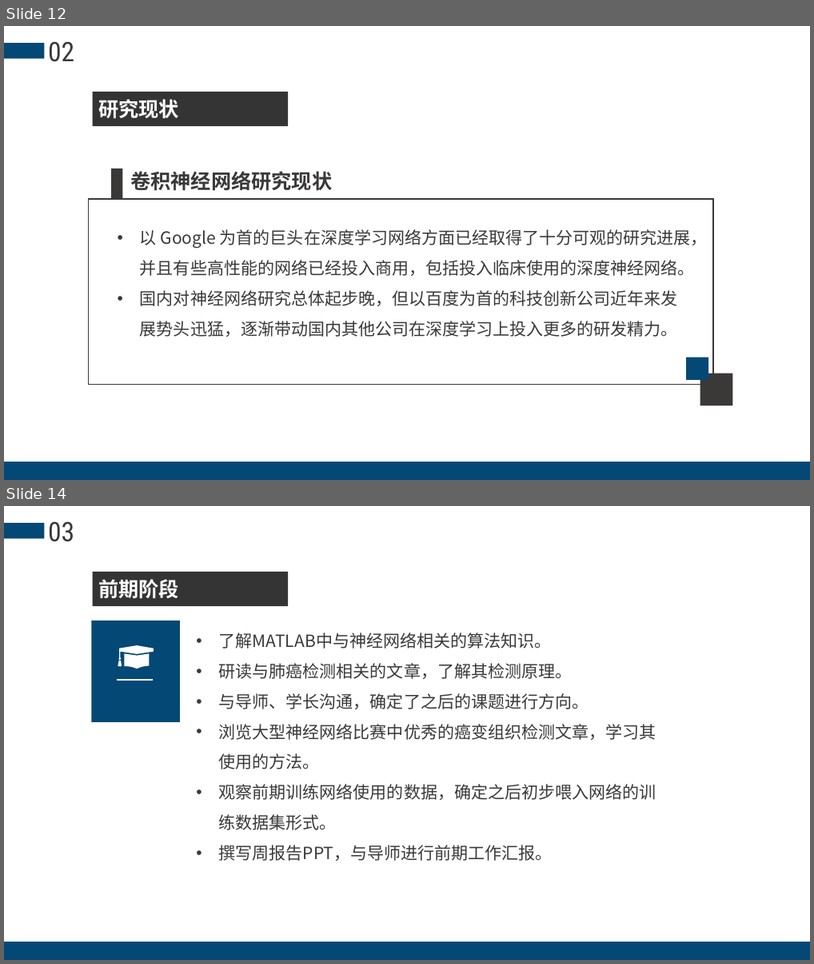
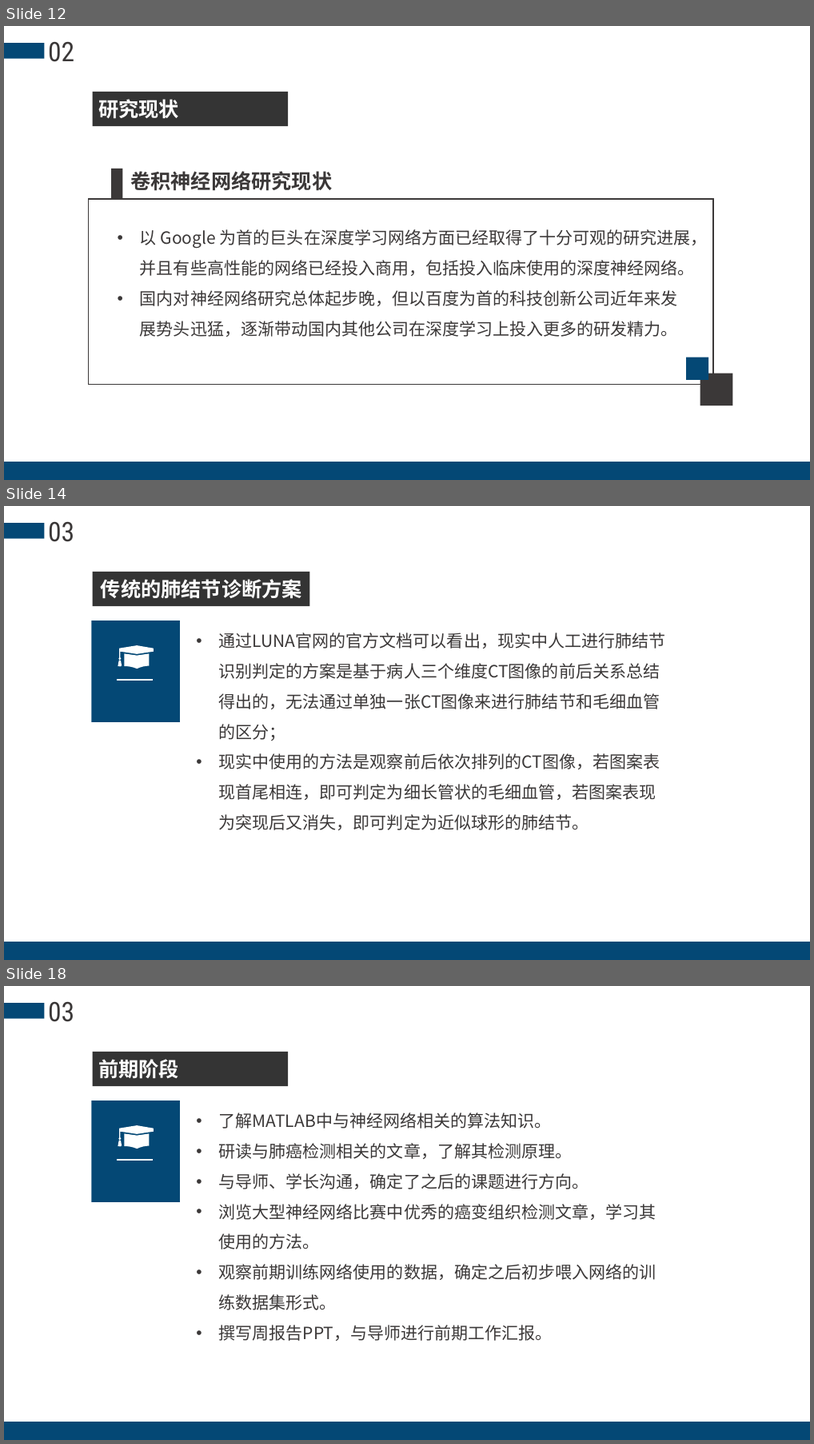
Before and after one commit to Andrew-Men/AdvResearch, a slide deck: 结题报告/高级科研实训结题答辩PPT.pptx. Shown one above the other, each under a label of ours: slides 12 and 14 before the commit, slides 12, 14 and 18 after it; the slides between them are not shown. The pictures are 814x964 and 814x1444 pixels, drawn with LibreOffice and Linux fonts; fonts in the diff are those of the drawing; background and template pictures are left out. Boxes give left, top, right and bottom in pixels: in the first picture for what was removed or moved away, otherwise in the second. Text is boxed around its words. In the diff, an @@ line names an element or a change of style, - is before the commit and + after.

```diff
--- a/结题报告/高级科研实训结题答辩PPT.pptx
+++ b/结题报告/高级科研实训结题答辩PPT.pptx
@@ slide 14 added at bbox=[4, 506, 810, 960], background picture (left out) @@
@@ rectangle added at bbox=[4, 523, 45, 539], fill #044875 @@
@@ text added at bbox=[48, 522, 74, 542], 32 pt, text #3B3838 @@
+03
@@ rectangle added at bbox=[92, 572, 310, 606], fill #343434 @@
@@ text added at bbox=[101, 579, 302, 599], 24 pt, text #FFFFFF, bold @@
+传统的肺结节诊断方案
@@ rectangle added at bbox=[92, 620, 180, 722], fill #044875 @@
@@ freeform shape added at bbox=[118, 645, 154, 668], fill #FFFFFF @@
@@ text added at bbox=[219, 632, 666, 830], 20 pt, text #3B3838 @@
+• 通过LUNA官网的官方文档可以看出，现实中人工进行肺结节识别判定的方案是基于病人三个维度CT图像的前后关系总结得出的，无法通过单独一张CT图像来进行肺结节和毛细血管的区分；
+• 现实中使用的方法是观察前后依次排列的CT图像，若图案表现首尾相连，即可判定为细长管状的毛细血管，若图案表现为突现后又消失，即可判定为近似球形的肺结节。
@@ line added from (117, 680) to (154, 680), #FFFFFF 1.5 pt @@
@@ rectangle added at bbox=[4, 941, 810, 960], fill #044875 @@
@@ what was slide 14 is now slide 18 @@
```
Also in this commit, not shown: 6 slides changed, 7 other slides added, 2 other files.
